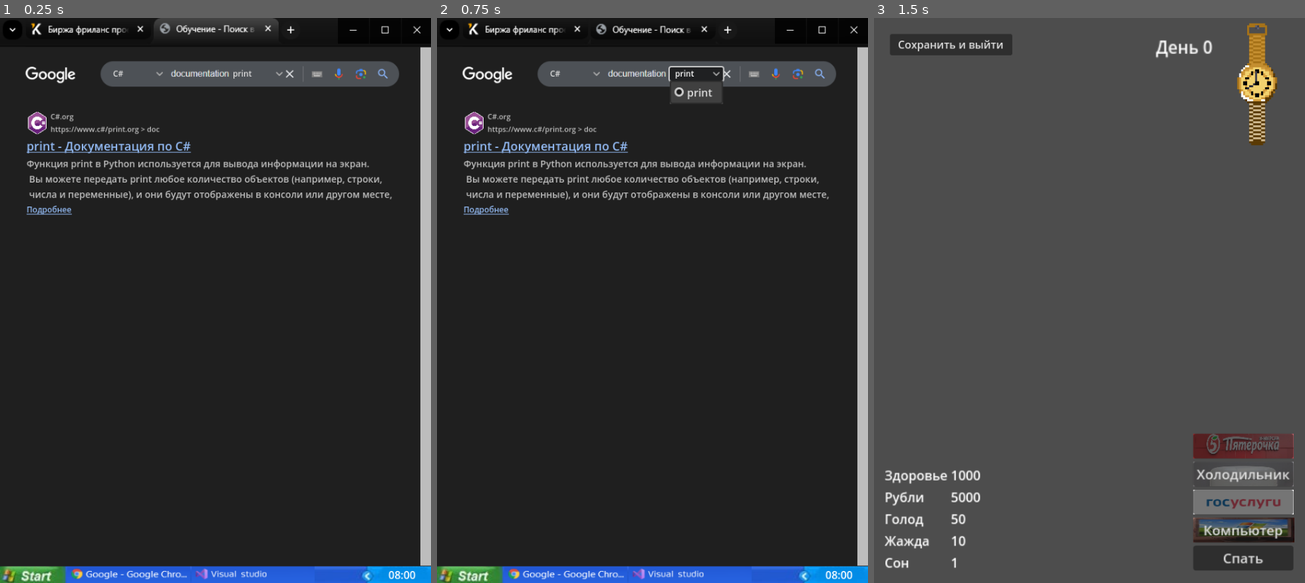
Above: before the commit, frames 1-3 (left to right).
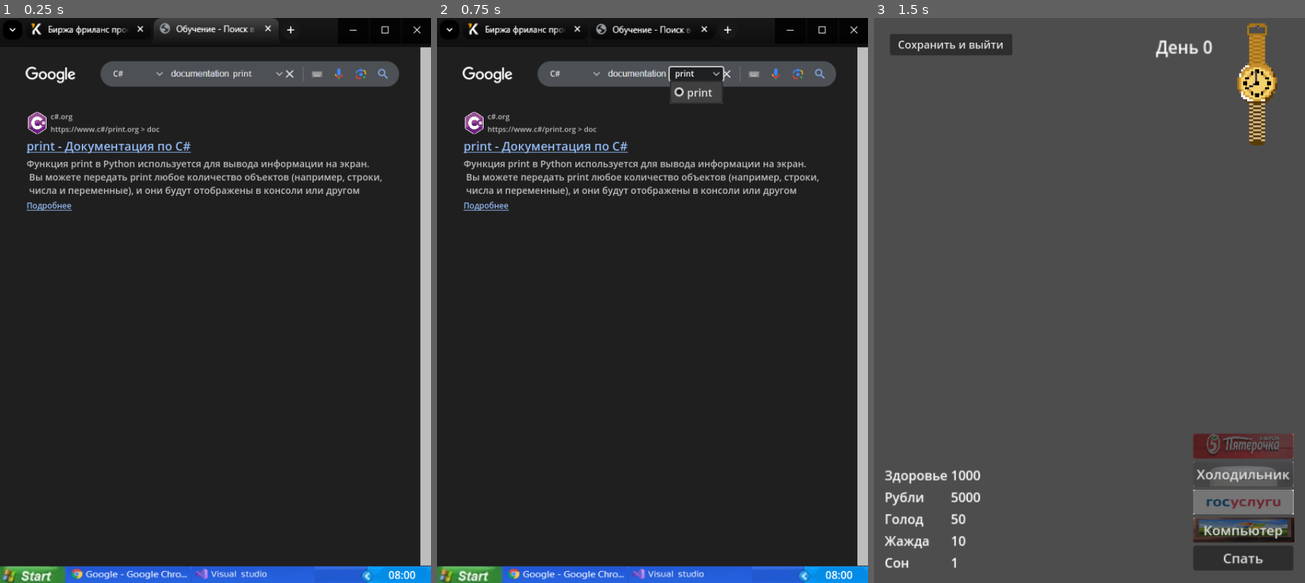
Above: after the commit, the same moments.

Repository: chunchunmaru0000/programmwriter-simulator
Game: Godot game, scene res://scenes/chrome.tscn
The game is run twice, just before and just after one commit, with the same random seed, the same clock (stepped at 60 frames per second) and the same inputs. This scene is started directly instead of the project's main scene.
Inputs (mouse positions are in pixels of both pictures, inside the frame that each line leads up to):
- Up to frame 1 (0.25 s): no input
- Up to frame 2 (0.75 s): click "print" at 0.5 s
- Up to frame 3 (1.5 s): click (908, 577) at 1.25 s

The runs differ from the first frame. In frame 1, 1.7% of the frame differs, in the area x 6-91%, y 17-35%; in frame 2, 1.7%; in frame 3, nothing differs.
Error before the commit: Cannot call method 'get_files' on a null value. (res://scripts/chrome.gd:106)
Error after the commit: Cannot call method 'get_files' on a null value. (res://scripts/chrome.gd:116)

Commit message:
why did i ever tokenizator for highlighting

Diff:
--- a/scenes/chrome.tscn
+++ b/scenes/chrome.tscn
@@ -17,14 +17,6 @@
 [ext_resource type="StyleBox" uid="uid://cvi84thnff1k0" path="res://pc_images/chrome/money/panel_style.tres" id="15_1btni"]
 [ext_resource type="StyleBox" uid="uid://bdw37l3nla4xn" path="res://pc_images/chrome/money/to_do_but_def.tres" id="16_2csra"]
 [ext_resource type="StyleBox" uid="uid://c6qmogh3yvxk7" path="res://pc_images/chrome/money/to_do_but_act.tres" id="17_amocs"]
-[ext_resource type="StyleBox" uid="uid://r6padww208js" path="res://pc_images/chrome/money/scroll_style.tres" id="18_pfuas"]
-[ext_resource type="StyleBox" uid="uid://pwjm30v8f0vw" path="res://pc_images/chrome/learn/block_style.tres" id="19_wcibq"]
-
-[sub_resource type="CodeHighlighter" id="CodeHighlighter_4tqmk"]
-number_color = Color(0, 0.739174, 0.270299, 1)
-symbol_color = Color(0.74978, 0.74978, 0.74978, 1)
-function_color = Color(0.870372, 0.000129881, 7.09447e-05, 1)
-member_variable_color = Color(0.398642, 0.587427, 1, 1)
 
 [node name="Chrome" type="Node2D"]
 script = ExtResource("1_xn36g")
@@ -158,31 +150,9 @@
 theme_override_styles/hover = ExtResource("17_amocs")
 text = "dhsfghsfghsfgh"
 
-[node name="VScrollBar" type="VScrollBar" parent="Scroll/Lenta/PanelContainer/VBoxContainer"]
-layout_mode = 2
-theme_override_styles/scroll = ExtResource("18_pfuas")
-
-[node name="OptionButton" type="OptionButton" parent="Scroll/Lenta/PanelContainer/VBoxContainer"]
-layout_mode = 2
-theme_override_font_sizes/font_size = 14
-theme_override_styles/normal = ExtResource("19_wcibq")
-item_count = 2
-popup/item_0/text = "фцав"
-popup/item_1/text = "фывафыва"
-popup/item_1/id = 1
-
 [node name="LinkButton" type="LinkButton" parent="Scroll/Lenta/PanelContainer/VBoxContainer"]
 layout_mode = 2
 theme_override_constants/outline_size = 20
-
-[node name="TextEdit" type="TextEdit" parent="Scroll/Lenta/PanelContainer/VBoxContainer"]
-layout_mode = 2
-text = "hui = 1234
-print('asdf')"
-placeholder_text = "hui = 1234
-print('asdf')
-"
-syntax_highlighter = SubResource("CodeHighlighter_4tqmk")
 
 [connection signal="button_down" from="Start" to="." method="_on_start_button_down"]
 [connection signal="button_down" from="Vs" to="." method="_on_vs_button_down"]
--- a/scripts/chrome.gd
+++ b/scripts/chrome.gd
@@ -23,8 +23,9 @@
 	var data_path: String
 	var desc: String
 	var learns: Array
-
-	func _init(name: String, img: CompressedTexture2D, codes_paths: Array, learn_paths: Array, data: LangData, data_path: String, desc: String, learns: Array) -> void:
+	var lights: Dictionary
+
+	func _init(name: String, img: CompressedTexture2D, codes_paths: Array, learn_paths: Array, data: LangData, data_path: String, desc: String, learns: Array, lights: Dictionary) -> void:
 		self.name = name
 		self.img = img
 		self.codes_paths = codes_paths
@@ -33,6 +34,7 @@
 		self.data_path = data_path
 		self.desc = desc
 		self.learns = learns
+		self.lights = lights
 
 
 class Task:
@@ -103,6 +105,14 @@
 				))
 			sites.sort_custom(func(a: Site, b: Site): return a.id < b.id)
 
+			var lights: Dictionary = {}
+			for color in FileAccess.open(lang_path + "lights.txt", FileAccess.READ).get_as_text().replace('\r', '').split('\n[/color]\n'):
+				var words = color.split('\n')
+
+				for i in range(1, words.size()):
+					if words[i] != '[/color]':
+						lights[words[i]] = words[0]
+
 			var lang: Lang = Lang.new(
 				lang_name,
 				texture,
@@ -111,7 +121,8 @@
 				lang_data,
 				data_path,
 				FileAccess.open(lang_path + "desc.txt", FileAccess.READ).get_as_text(),
-				sites
+				sites,
+				lights
 			)
 			langs.append(lang)
 
@@ -135,29 +146,142 @@
 	Singleton.go_to("res://scenes/visual_studio.tscn")
 
 
-func draw_learn_site(site: Site, lang_was: Lang) -> void:
-	#тут короче сделать просто больше текст можно попробовать, а не новую страницу
-	#типа как показать больше, как разворачиваются статьи на википедии
-	pass
-
-
-func more_text(desc: Label, more: LinkButton) -> void:
-	desc.max_lines_visible = desc.get_line_count()
-	desc.custom_minimum_size.y = desc.max_lines_visible * 15
+func more_text(desc: RichTextLabel, more: LinkButton, line_size: int) -> void:
+	#desc.max_lines_visible = desc.get_line_count()
+	#desc.custom_minimum_size.y = desc.max_lines_visible * 15
+	desc.custom_minimum_size.y = desc.get_content_height()
 
 	more.text = 'Свернуть'
 	more.disconnect('button_down', more.get_signal_connection_list('button_down')[0]['callable'])
-	more.connect('button_down',    func(): less_text(desc, more))
-
-
-func less_text(desc: Label, more: LinkButton) -> void:
-	desc.max_lines_visible = 3
-	desc.custom_minimum_size.y = desc.max_lines_visible * 15
+	more.connect('button_down',    func(): less_text(desc, more, line_size))
+
+
+func less_text(desc: RichTextLabel, more: LinkButton, line_size: int) -> void:
+	#desc.max_lines_visible = 3
+	#desc.custom_minimum_size.y = desc.max_lines_visible * 15
+	desc.custom_minimum_size.y = 3 * line_size
 
 	more.text = 'Подробнее'
 	more.button_down
 	more.disconnect('button_down', more.get_signal_connection_list('button_down')[0]['callable'])
-	more.connect('button_down',    func(): more_text(desc, more))
+	more.connect('button_down',    func(): more_text(desc, more, line_size))
+
+
+class Tokenizator:
+	var code: String
+	var pos: int
+
+	func _init(code: String) -> void:
+		self.code = code
+		self.pos = 0
+
+	func current() -> String:
+		if pos < code.length():
+			return code[pos]
+		return '<эээ///>'
+
+	func next() -> void:
+		pos += 1
+
+	func next_token() -> String:
+		if current() == '<эээ///>':
+			return '<эээ///>'
+		var begin: int = pos
+		var no_need: Array = [
+			' ', '\t', '\n', '+', '-', '*', '=', '/', '%', '[', ']', '(', ')', '{', '}',
+			'|', '$', '&', '@', ';', ',', '.', ':', '?', '<', '>', '!', '#'
+		]
+		if current() in no_need:
+			while current() in no_need:
+				next()
+			return code.substr(begin, pos - begin)
+		if current() == '"':
+			next()
+			var buffer: String = '"'
+			while current() != '"':
+				buffer += current()
+				if current() == '\\':
+					next()
+					if current() == '<эээ///>':
+						return buffer
+					elif current() == '"':
+						next()
+						buffer += '"'
+				else:
+					next()
+			next()
+			buffer += '"'
+			return '[color=#ffeda0]' + buffer + '[/color]'
+		if current() == '`':
+			next()
+			var buffer: String = '`'
+			while current() != '`':
+				buffer += current()
+				if current() == '\\':
+					next()
+					if current() == '<эээ///>':
+						return buffer
+					elif current() == '`':
+						next()
+						buffer += '`'
+				else:
+					next()
+			next()
+			buffer += '`'
+			return '[color=#ffeda0]' + buffer + '[/color]'
+		if current() == "'":
+			next()
+			var buffer: String = "'"
+			while current() != "'":
+				buffer += current()
+				if current() == '\\':
+					next()
+					if current() == '<эээ///>':
+						return buffer
+					elif current() == "'":
+						next()
+						buffer += "'"
+				else:
+					next()
+			next()
+			buffer += "'"
+			return '[color=#ffeda0]' + buffer + '[/color]'
+		if current().is_valid_int():
+			while current().is_valid_int() or current() == '.':
+				next()
+			return '[color=#a0ffe0]' + code.substr(begin, pos - begin) + '[/color]'
+		if current().is_valid_identifier():
+			while current().is_valid_identifier():
+				next()
+			return code.substr(begin, pos - begin)
+		else:
+			var char: String = current()
+			next()
+			return char
+
+	func tokenize() -> Array:
+		var tokens: Array = []
+		var token = next_token()
+		while token != '<эээ///>':
+			tokens.append(token)
+			token = next_token()
+		return tokens
+
+
+func do_some_text_magic(text: String, lights: Dictionary) -> String:
+	var blocks = text.split('<code///>')
+	if blocks.size() < 2:
+		return text
+
+	for block in range(1, blocks.size(), 2):
+		var tokens: Array = Tokenizator.new(blocks[block]).tokenize()
+
+		for i in tokens.size():
+			if tokens[i] in lights:
+				tokens[i] = lights[tokens[i]] + tokens[i] + '[/color]'
+		blocks[block] = ''.join(tokens)
+
+	return ''.join(blocks)
 
 
 func draw_lang_learn(lang: Lang) -> void:
@@ -184,8 +308,8 @@
 
 		var name_link: Label = Label.new()
 		name_link.text = \
-			lang.name + '.org\n' + \
-			'https://www.' + lang.name.to_lower() + '/' + site.theme + '.org > doc\n'
+			lang.name.to_lower().replace(' ', '_') + '.org\n' + \
+			'https://www.' + lang.name.to_lower().replace(' ', '_') + '/' + site.theme.to_lower().replace(' ', '_') + '.org > doc\n'
 		name_link.add_theme_color_override('font_color', Color('#bfbfbf'))
 		name_link.add_theme_font_size_override('font_size', 11)
 
@@ -201,14 +325,19 @@
 		title.add_theme_color_override('font_hover_color', Color('#c07ddd'))
 		title.add_theme_color_override('font_hover_pressed_color', Color('#c07ddd'))
 		title.add_theme_font_size_override('font_size', 18)
-		title.connect('button_down', func(): print(title.text))#draw_learn_site(site, lang))
-
-		var desc: Label = Label.new()
-		desc.text = site.text#lang.desc
+
+		var desc: RichTextLabel = RichTextLabel.new()
+		desc.remove_child(desc.get_v_scroll_bar())
+		desc.bbcode_enabled = true
+		var desc_line_size: int = 20
+
 		desc.autowrap_mode = TextServer.AUTOWRAP_WORD_SMART
-		desc.add_theme_color_override('font_color', Color('#bfbfbf'))
-		desc.add_theme_font_size_override('font_size', 14)
-		desc.max_lines_visible = 3
+		desc.add_theme_color_override('default_color', Color('#bfbfbf'))
+		desc.add_theme_font_size_override('normal_font_size', 14)
+		desc.custom_minimum_size.y = 3 * desc_line_size
+		#desc.max_lines_visible = 3
+		desc.text = do_some_text_magic(site.text.replace('\r', ''), lang.lights)
+		#desc.text = do_some_text_magic(site.text.replace('\r', ''), lang.lights)#site.text.replace('print', "[color=#6696ff]print[/color]")
 
 		var more: LinkButton = LinkButton.new()
 		more.text = "Подробнее"
@@ -218,7 +347,8 @@
 		more.add_theme_color_override('font_hover_color', Color('#c07ddd'))
 		more.add_theme_color_override('font_hover_pressed_color', Color('#c07ddd'))
 		more.add_theme_font_size_override('font_size', 12)
-		more.connect('button_down', func(): more_text(desc, more))
+		more.connect('button_down', func(): more_text(desc, more, desc_line_size))
+		title.connect('button_down', func(): more_text(desc, more, desc_line_size))
 
 
 		var vbox: VBoxContainer = VBoxContainer.new()
Not shown, added: langs/C#/lights.txt
Not shown, added: langs/JS/lights.txt
Not shown, removed: langs/Python/learn/0000.print().txt
Not shown, added: langs/Python/learn/0000.Арифмиетические операторы.txt
Not shown, removed: langs/Python/learn/0001.input().txt
Not shown, removed: langs/Python/learn/0003.int.txt
Not shown, removed: langs/Python/learn/0004.float.txt
Not shown, removed: langs/Python/learn/0005.str.txt
Not shown, removed: langs/Python/learn/0006.bool.txt
Not shown, removed: langs/Python/learn/0007.list.txt
Not shown, removed: langs/Python/learn/0008.if.txt
Not shown, removed: langs/Python/learn/0009.while.txt
(and 2 more such lines)
